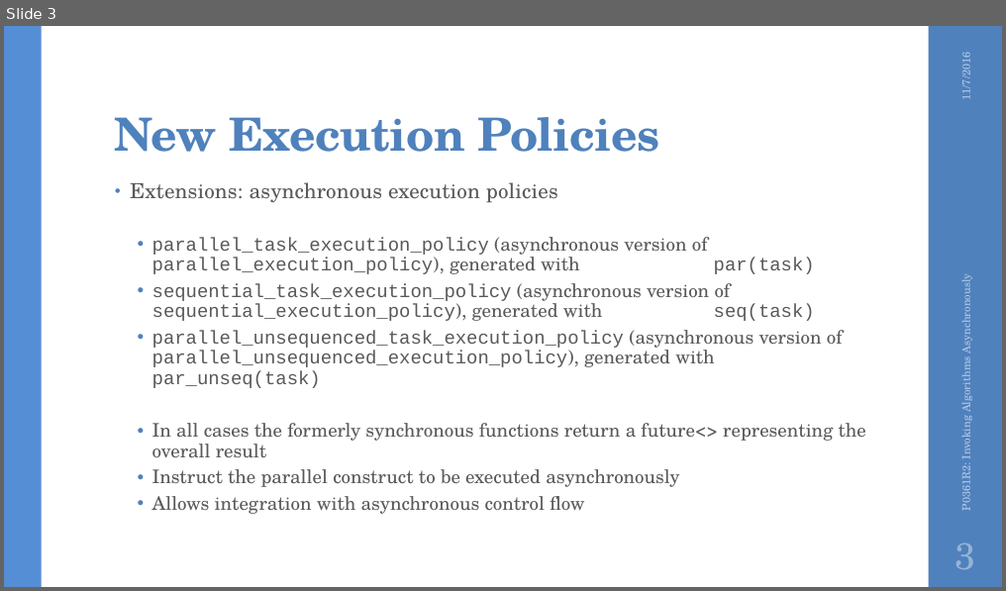
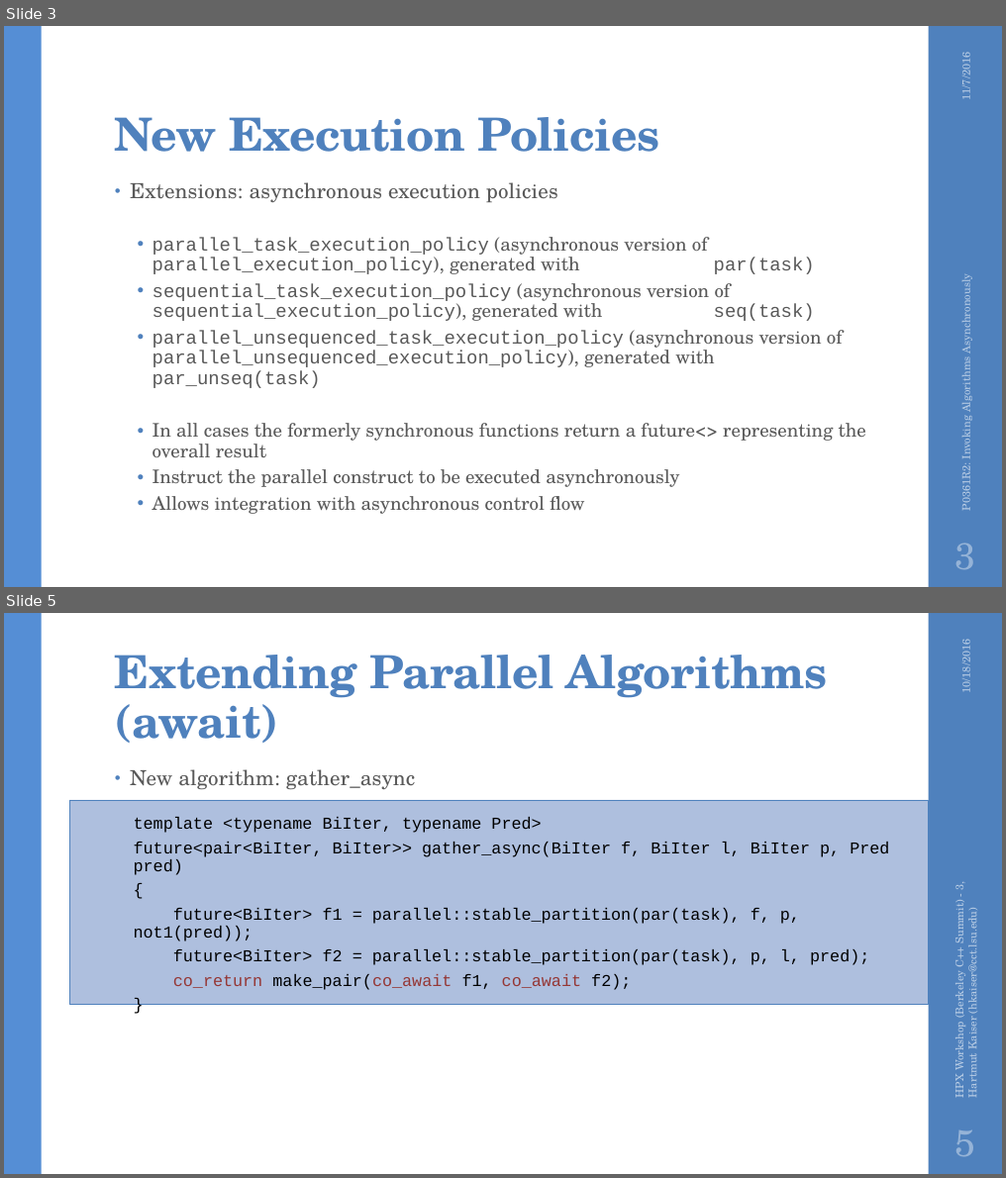
Before and after one commit to STEllAR-GROUP/P0361, a slide deck: P0361R1 - Invoking Algorithms Asynchronously.pptx. Shown one above the other, each under a label of ours: slide 3 before the commit, slides 3 and 5 after it; the slides between them are not shown. The pictures are 1006x591 and 1006x1178 pixels, drawn with LibreOffice and Linux fonts; fonts in the diff are those of the drawing; background and template pictures are left out. Boxes give left, top, right and bottom in pixels: in the first picture for what was removed or moved away, otherwise in the second. Text is boxed around its words. In the diff, an @@ line names an element or a change of style, - is before the commit and + after.

```diff
--- a/P0361R1 - Invoking Algorithms Asynchronously.pptx
+++ b/P0361R1 - Invoking Algorithms Asynchronously.pptx
@@ slide 5 added at (4, 613, 1002, 1174), background #FFFFFF; not listed: 2 template elements that a slide beside it also shows @@
@@ title added at (115, 655, 828, 743), 44 pt, text #4F81BD, bold @@
+Extending Parallel Algorithms (await)
@@ text added at (957, 644, 973, 692), 10.5 pt, text #B9CDE5 @@
+10/18/2016
@@ rectangle added at (70, 800, 929, 1004), fill #AFC0DF, outline #4F81BD 0.75 pt @@
@@ text added at (134, 817, 889, 990), 16 pt, text #000000 @@
+• New algorithm: gather_async
+    template <typename BiIter, typename Pred>
+    future<pair<BiIter, BiIter>> gather_async(BiIter f, BiIter l, BiIter p, Pred pred)
+    {
+    future<BiIter> f1 = parallel::stable_partition(par(task), f, p, not1(pred));
+    future<BiIter> f2 = parallel::stable_partition(par(task), p, l, pred);
+    co_return make_pair(co_await f1, co_await f2);
+    }
@@ text added at (951, 882, 980, 1097), 10.5 pt, text #B9CDE5 @@
+HPX Workshop (Berkeley C++ Summit) - 3, Hartmut Kaiser (hkaiser@cct.lsu.edu)
@@ page number added at (955, 1131, 976, 1157), 36 pt, text #95B3D7 @@
+5
```
Also in this commit, not shown: 2 slides changed, 1 other slide added, 1 other file.
